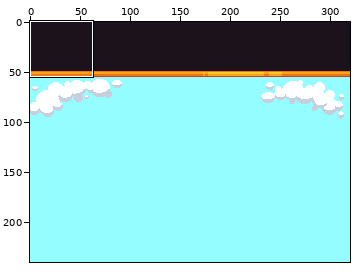
Two states of a pixel-art file, Aseprite Files/Background.aseprite. Above: a wide view before the commit, with the close-up outlined.
Close-up. As it was:
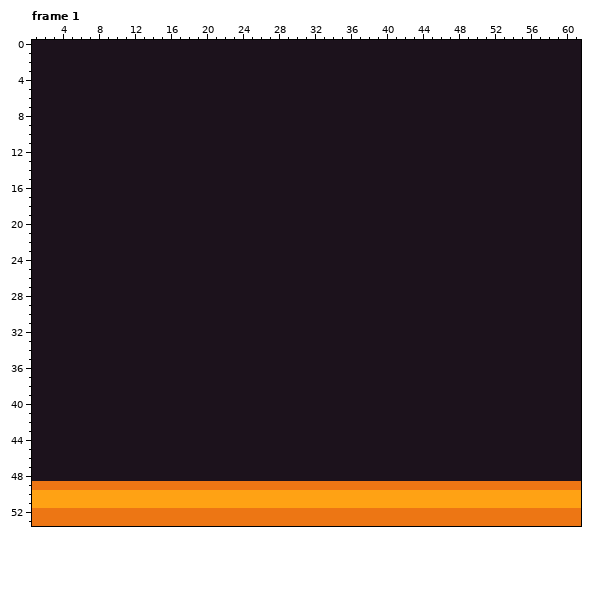
320x240 pixels, 12 frames. Shown: frame 1: x 1..61, y 0..53.
New version:
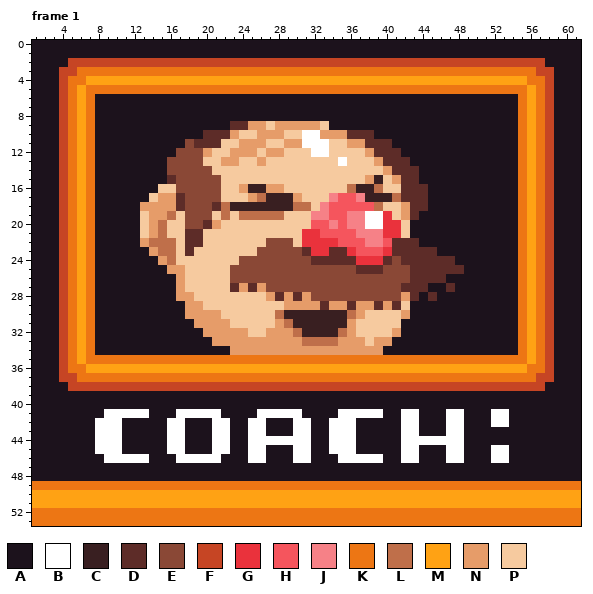
Palette (. is transparent): A #1c121c  B #ffffff  C #391f21  D #5d2c28  E #8a4836  F #c64524  G #ea323c  H #f5555d  J #f68187  K #ed7614  L #bf6f4a  M #ffa214  N #e69c69  P #f6ca9f
The exact change:
Changed rows in their new state; - is an unchanged pixel.
Frame 1, layer "BKG":
first column x 4:
 2 -FFFFFFFFFFFFFFFFFFFFFFFFFFFFFFFFFFFFFFFFFFFFFFFFFFFFF-
 3 FFKKKKKKKKKKKKKKKKKKKKKKKKKKKKKKKKKKKKKKKKKKKKKKKKKKKFF
 4 FKKMMMMMMMMMMMMMMMMMMMMMMMMMMMMMMMMMMMMMMMMMMMMMMMMMKKF
 5 FKMKKKKKKKKKKKKKKKKKKKKKKKKKKKKKKKKKKKKKKKKKKKKKKKKKMKF
 6 FKMK-----------------------------------------------KMKF
 7 FKMK-----------------------------------------------KMKF
 8 FKMK-----------------------------------------------KMKF
 9 FKMK---------------DDNNPNNNNNP---------------------KMKF
10 FKMK------------DDDNPPNNNPPBBNNNDDD----------------KMKF
11 FKMK----------EDDDPPNNNPPNNBBBPPNNDDD--------------KMKF
12 FKMK---------EEENPPNNNPNNPPPBBPPPPNDDD-------------KMKF
13 FKMK--------EEEEPPNNPPNPPPPPPPPBPPPNDDD------------KMKF
14 FKMK--------EEEEEPPPPPPPPPPPPPPPPPPPNDDD-----------KMKF
15 FKMK--------DEEEEEPPPPPPPPPPPPPPPPNCPNDD-----------KMKF
16 FKMK-------PPEEEEEPPNCCNNPPPPPPPLCCLPPDDD----------KMKF
17 FKMK------PNNDEEEEPPPNLCCCNPPPJHHJCCCLDDD----------KMKF
18 FKMK-----NNNNDEEEDLCCCCCCCLLPJHHHHHLPPNDD----------KMKF
19 FKMK-----PNNLPEEEPLPLLLLLPPPJJHHJJBBGPND-----------KMKF
20 FKMK-----PNLPPEEDNPPPPPPPPPPHHJHJJBBGGP------------KMKF
21 FKMK-----PNLPPDDPPPPPPPPPPPGGHHHHJJJGGP------------KMKF
22 FKMK-----NLLLPDDPPPPPPPEEEPGGGGHHHJJHDDD-----------KMKF
23 FKMK------NLLPDPPPPPPPEEEEEDGGDDGHHHGDDDDD---------KMKF
24 FKMK-------NLPPPPPPPEEEEEEEEDDDDDGGGDEDDDDDD-------KMKF
25 FKMK--------NNPPPPPEEEEEEEEEEEEEEDDDEEEDDDDDD------KMKF
26 FKMK---------NPPPPPEEEEEEEEEEEEEEEEEEEEDDDD--------KMKF
27 FKMK---------NPPPPPDNDNEEEEEEEEEEEEEEEDDD--D-------KMKF
28 FKMK---------NNPPPPPPPPNDNDNEEEEEEEEEEND-D---------KMKF
29 FKMK----------NNPPPPPPPPPNNNNDNNDNNDNDP------------KMKF
30 FKMK----------NNNNPPPPPPLCCCCCCCLNPPPPN------------KMKF
31 FKMK-----------NNNNPPPPPNLCCCCCCNPPPPP-------------KMKF
32 FKMK------------NNNNNPPNNNLCCCCLNPPPPN-------------KMKF
33 FKMK-------------NNNNNNNNNNLLLLNNNPNN--------------KMKF
34 FKMK---------------NNNNNNNNNNNNNNNNN---------------KMKF
35 FKMKKKKKKKKKKKKKKKKKKKKKKKKKKKKKKKKKKKKKKKKKKKKKKKKKMKF
36 FKKMMMMMMMMMMMMMMMMMMMMMMMMMMMMMMMMMMMMMMMMMMMMMMMMMKKF
37 FFKKKKKKKKKKKKKKKKKKKKKKKKKKKKKKKKKKKKKKKKKKKKKKKKKKKFF
38 -FFFFFFFFFFFFFFFFFFFFFFFFFFFFFFFFFFFFFFFFFFFFFFFFFFFFF-
41 -----BBBBB---BBBBB----BBBBB----BBBBB--BB---BB---BB-----
42 ----BBB-----BB---BB--BB---BB--BBB-----BB---BB---BB-----
43 ----BBB-----BB---BB--BB---BB--BBB-----BB---BB----------
44 ----BBB-----BB---BB--BBBBBBB--BBB-----BBBBBBB----------
45 ----BBB-----BB---BB--BB---BB--BBB-----BB---BB---BB-----
46 -----BBBBB---BBBBB---BB---BB---BBBBB--BB---BB---BB-----
Where, in picture pixels (left, top, right, bottom), the same in both close-ups:
changed: (59, 58, 554, 463)
